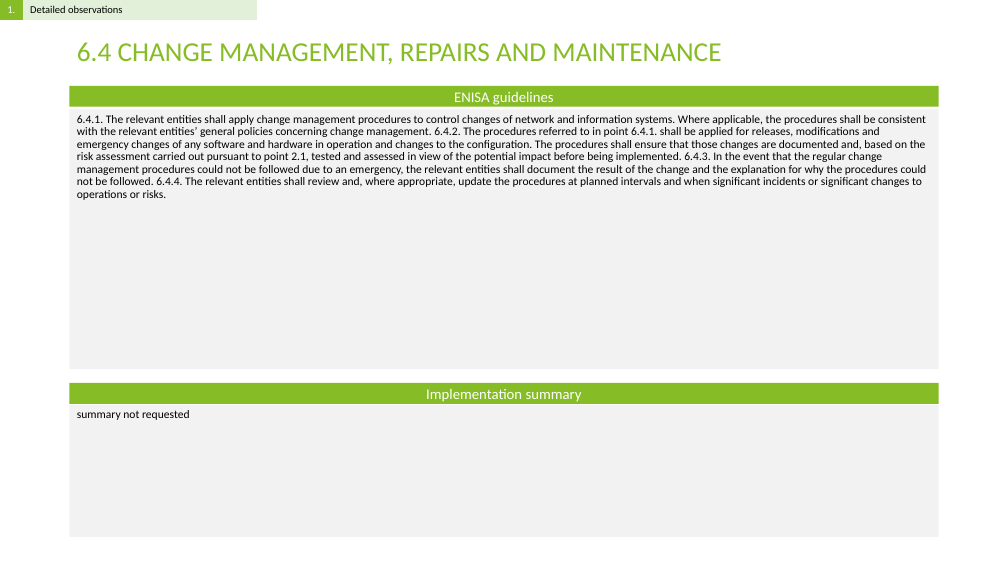
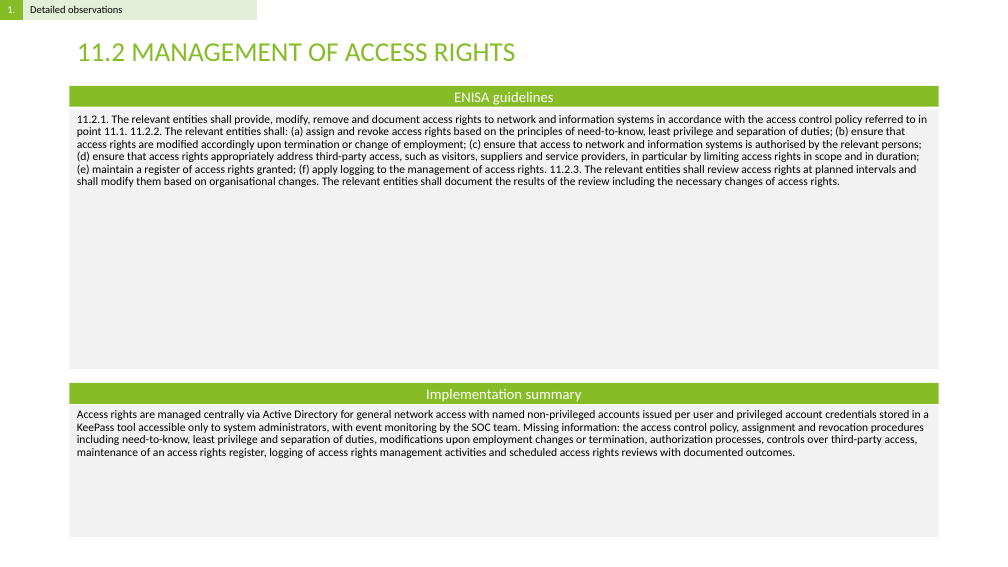
Before and after one commit to Rokas01/tprm, a slide deck: slide 4 of filename.pptx (slide 40 before the commit). Drawn at 1008x567 pixels with LibreOffice and Linux fonts; fonts in the diff are those of the drawing. Boxes give left, top, right and bottom in pixels: in the first picture for what was removed or moved away, otherwise in the second. Text is boxed around its words. In the diff, an @@ line names an element or a change of style, - is before the commit and + after.

```diff
--- a/filename.pptx
+++ b/filename.pptx
@@ title at box(77, 43, 516, 61): text changed @@
-6.4 CHANGE MANAGEMENT, REPAIRS AND MAINTENANCE
+11.2 MANAGEMENT OF ACCESS RIGHTS
@@ text at box(77, 115, 927, 187): text changed @@
-6.4.1. The relevant entities shall apply change management procedures to control changes of network and information systems. Where applicable, the procedures shall be consistent with the relevant entities’ general policies concerning change management. 6.4.2. The procedures referred to in point 6.4.1. shall be applied for releases, modifications and emergency changes of any software and hardware in operation and changes to the configuration. The procedures shall ensure that those changes are documented and, based on the risk assessment carried out pursuant to point 2.1, tested and assessed in view of the potential impact before being implemented. 6.4.3. In the event that the regular change management procedures could not be followed due to an emergency, the relevant entities shall document the result of the change and the explanation for why the procedures could not be followed. 6.4.4. The relevant entities shall review and, where appropriate, update the procedures at planned intervals and when significant incidents or significant changes to operations or risks.
+11.2.1. The relevant entities shall provide, modify, remove and document access rights to network and information systems in accordance with the access control policy referred to in point 11.1. 11.2.2. The relevant entities shall: (a) assign and revoke access rights based on the principles of need-to-know, least privilege and separation of duties; (b) ensure that access rights are modified accordingly upon termination or change of employment; (c) ensure that access to network and information systems is authorised by the relevant persons; (d) ensure that access rights appropriately address third-party access, such as visitors, suppliers and service providers, in particular by limiting access rights in scope and in duration; (e) maintain a register of access rights granted; (f) apply logging to the management of access rights. 11.2.3. The relevant entities shall review access rights at planned intervals and shall modify them based on organisational changes. The relevant entities shall document the results of the review including the necessary changes of access rights.
@@ text at box(77, 410, 929, 458): text changed @@
-summary not requested
+Access rights are managed centrally via Active Directory for general network access with named non-privileged accounts issued per user and privileged account credentials stored in a KeePass tool accessible only to system administrators, with event monitoring by the SOC team. Missing information: the access control policy, assignment and revocation procedures including need-to-know, least privilege and separation of duties, modifications upon employment changes or termination, authorization processes, controls over third-party access, maintenance of an access rights register, logging of access rights management activities and scheduled access rights reviews with documented outcomes.
```
Also in this commit, not shown: 10 other slides changed, 3 slides added, 89 slides removed, 3 other files.
